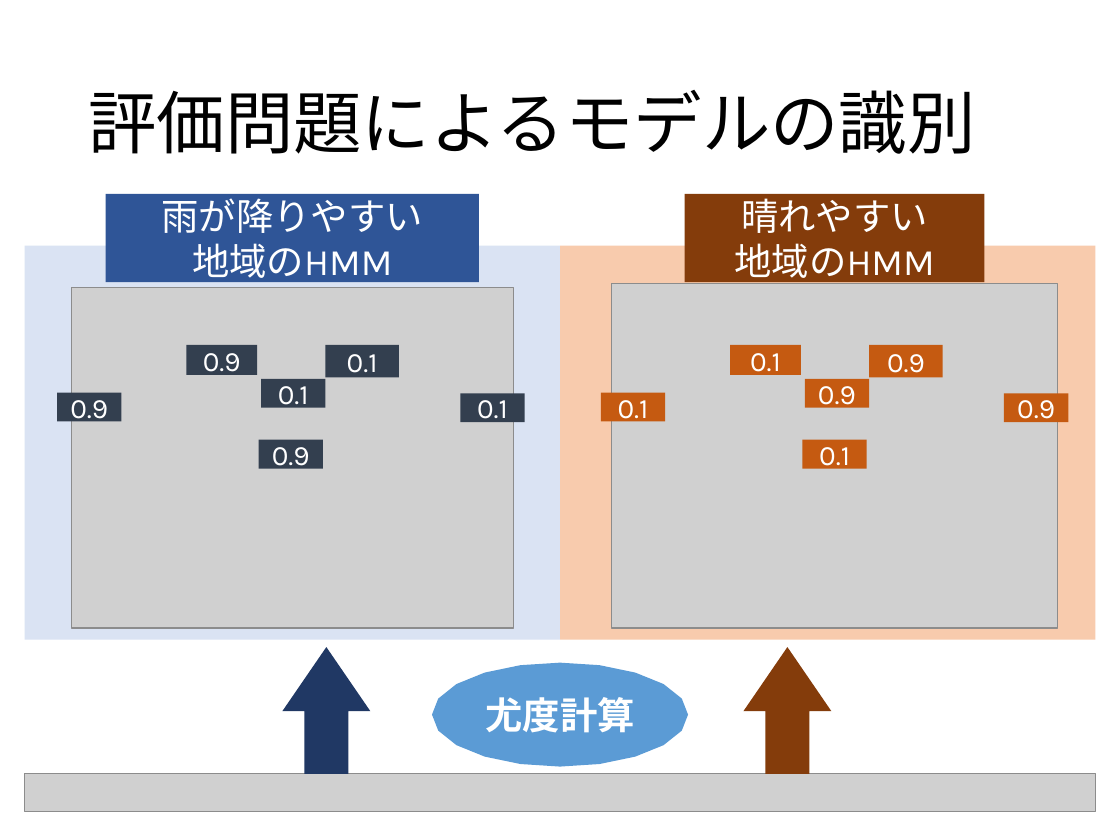
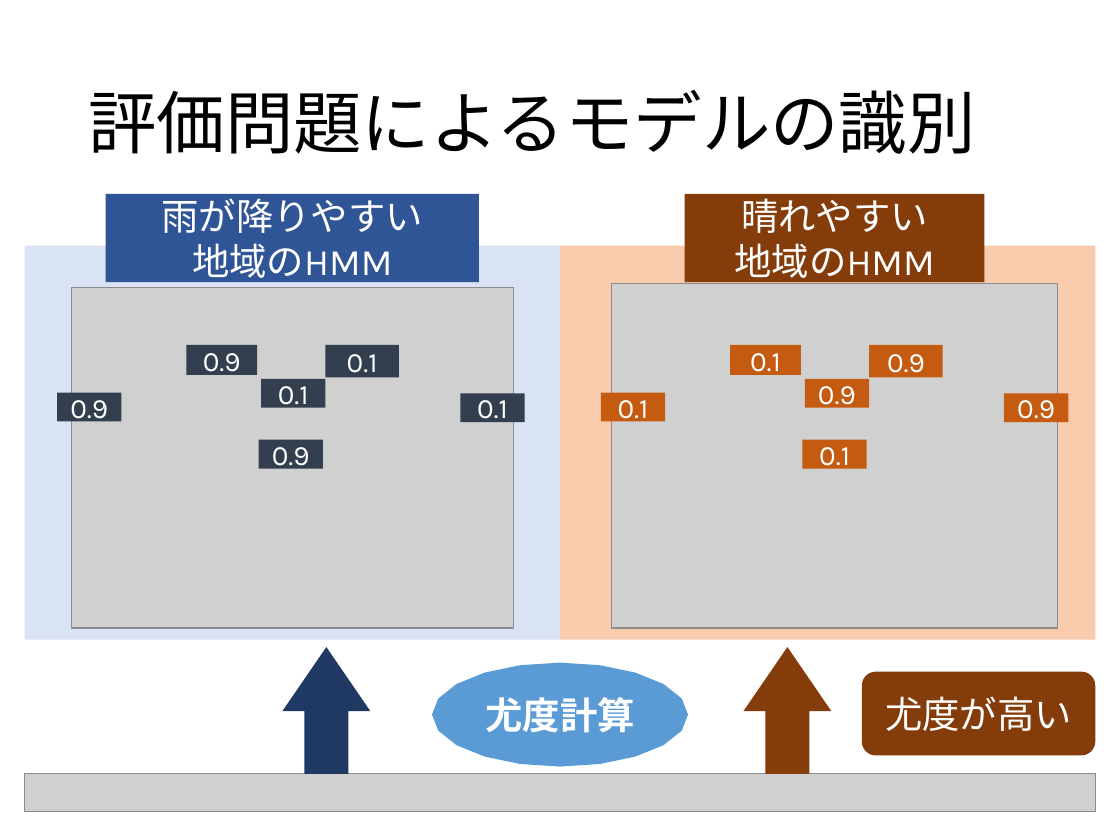
Before and after one commit to 2017B4/rinko, a slide deck: slide 30 of 輪講実習.pptx (slide 31 before the commit). Drawn at 1120x840 pixels with LibreOffice and Linux fonts; fonts in the diff are those of the drawing; grey boxes stand for pictures. Boxes give left, top, right and bottom in pixels: in the first picture for what was removed or moved away, otherwise in the second. Text is boxed around its words. In the diff, an @@ line names an element or a change of style, - is before the commit and + after.

```diff
--- a/輪講実習.pptx
+++ b/輪講実習.pptx
@@ rounded rectangle added at (862, 672, 1095, 756), fill #843C0B, 24 pt, text #FFFFFF @@
+尤度が高い
```
Also in this commit, not shown: 7 other slides changed, 1 slide removed.
